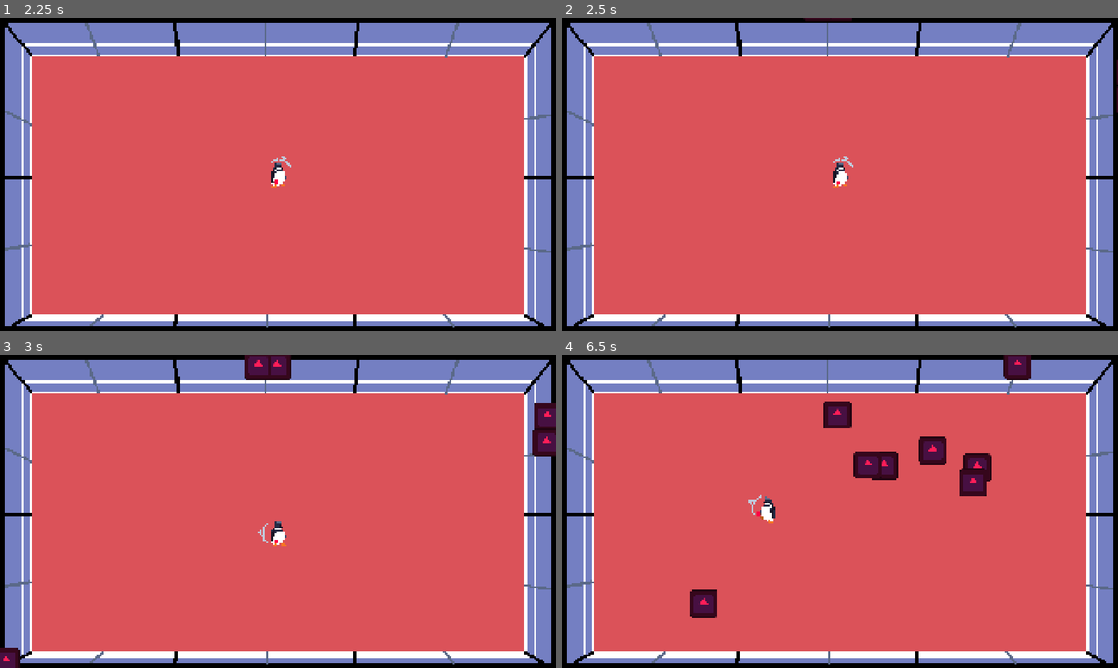
Above: before the commit, frames 1-4 (two rows, left to right).
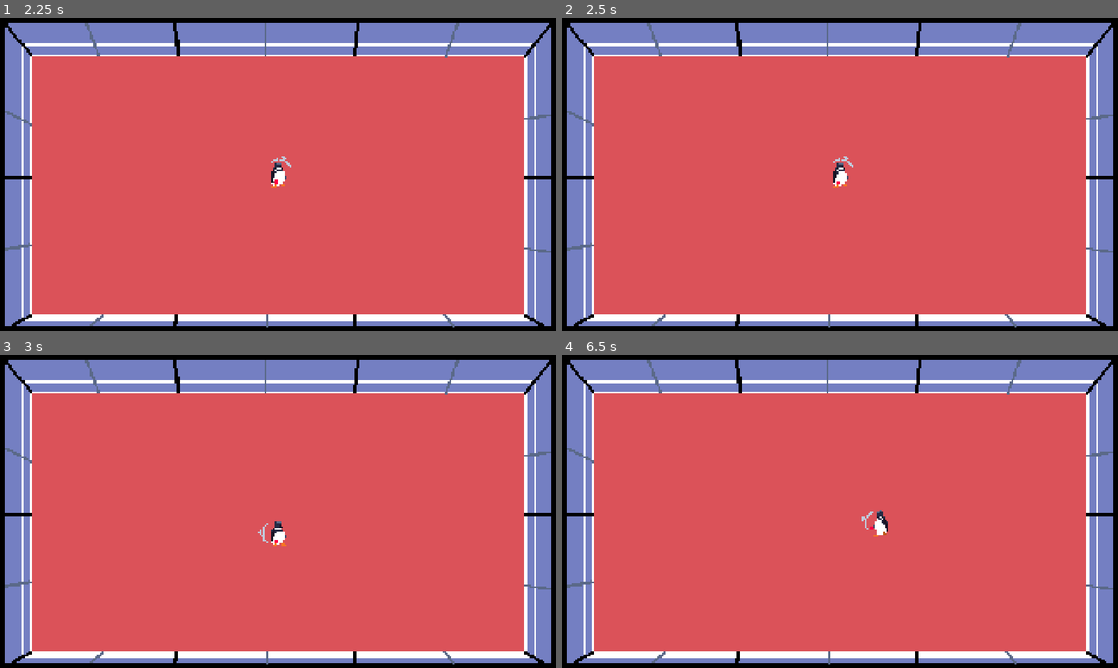
Above: after the commit, the same moments.

Repository: NicholasNg380/PING
Game: Godot game, scene res://scenes/mainScenes/start_screen.tscn
Two runs of this game, one before a commit and one after it. Both use one fixed random seed, a clock stepped at 60 frames per second and the inputs below. The engine's default icon, where the game draws it, is replaced by a stand-in: a white triangle on a blue panel in a dark square.
Inputs (mouse positions are in pixels of both pictures, inside the frame that each line leads up to):
- Up to frame 1 (2.25 s): tap Enter at 0.5 s; move the mouse to (400, 158) at 0.52 s; hold D (right) 0.53-1.25 s; tap Shift (shift) at 0.6 s; tap Q (spawnEnemy, bound only before the commit) at 0.8 s; click "Tutorial" at 1.25 s; click "Start" at 2 s
- Up to frame 2 (2.5 s): no input
- Up to frame 3 (3 s): move the mouse to (166, 527) at 2.77 s; hold S (down) from 2.78 s (still down); tap Q (spawnEnemy, bound only before the commit) at 2.85 s
- Up to frame 4 (6.5 s): tap Shift (shift) at 3.05, 4.35, 5.85 s; move the mouse to (895, 442) at 3.52 s; release S (down) at 3.53 s; hold D (right) 3.53-4.28 s; tap Space (hit) at 3.6 s; tap Q (spawnEnemy, bound only before the commit) at 3.8, 5.1 s; move the mouse to (812, 574) at 4.27 s; hold W (up) 4.28-5.03 s; move the mouse to (1006, 558) at 5.02 s; hold A (left) from 5.03 s (still down); move the mouse to (673, 464) at 5.77 s

Frame 1 is identical in both runs. In frame 2, 0.1% of the frame differs, in the area x 43-100%, y 0-31%; in frame 3, 1.6%; in frame 4, 3.5%, in the area x 23-85%, y 0-84%.

Commit message:
Added individual scenes for enemies

Diff:
--- a/project.godot
+++ b/project.godot
@@ -64,8 +64,7 @@
 }
 spawnEnemy={
 "deadzone": 0.2,
-"events": [Object(InputEventKey,"resource_local_to_scene":false,"resource_name":"","device":-1,"window_id":0,"alt_pressed":false,"shift_pressed":false,"ctrl_pressed":false,"meta_pressed":false,"pressed":false,"keycode":0,"physical_keycode":81,"key_label":0,"unicode":113,"location":0,"echo":false,"script":null)
-]
+"events": []
 }
 
 [layer_names]
--- /dev/null
+++ b/scenes/Stages/stage_1.tscn
@@ -0,0 +1,7 @@
+[gd_scene format=3 uid="uid://biyi27mohykob"]
+
+[ext_resource type="PackedScene" uid="uid://crefqb2cbiq7e" path="res://scenes/Stages/stage.tscn" id="1_wpk5g"]
+
+[node name="Stage1" type="Node2D" unique_id=1321113434]
+
+[node name="Stage" parent="." unique_id=1157750663 instance=ExtResource("1_wpk5g")]
--- a/scenes/mainScenes/Game.tscn
+++ b/scenes/mainScenes/Game.tscn
@@ -2,7 +2,7 @@
 
 [ext_resource type="Script" uid="uid://dy5t37f1cgmdo" path="res://scripts/controllers/game_controller.gd" id="1_cpr0p"]
 [ext_resource type="PackedScene" uid="uid://bpbyjy6wsbxg3" path="res://scenes/objects/Player.tscn" id="1_wbfu4"]
-[ext_resource type="PackedScene" uid="uid://crefqb2cbiq7e" path="res://scenes/mainScenes/stage.tscn" id="2_23i5p"]
+[ext_resource type="PackedScene" uid="uid://biyi27mohykob" path="res://scenes/Stages/stage_1.tscn" id="2_23i5p"]
 [ext_resource type="PackedScene" uid="uid://cufenlfm85bbc" path="res://scenes/mainScenes/UpgradeScreen.tscn" id="3_cpr0p"]
 
 [sub_resource type="Curve2D" id="Curve2D_qbsmt"]
@@ -14,27 +14,9 @@
 [node name="Game" type="Node2D" unique_id=591366547]
 script = ExtResource("1_cpr0p")
 
-[node name="Tutorial" parent="." unique_id=1157750663 instance=ExtResource("2_23i5p")]
+[node name="CurrentLevel" type="Node2D" parent="." unique_id=232713459]
 
-[node name="Stage1" parent="." unique_id=1379227562 instance=ExtResource("2_23i5p")]
-
-[node name="Stage2" parent="." unique_id=14458720 instance=ExtResource("2_23i5p")]
-
-[node name="Stage3" parent="." unique_id=1208457301 instance=ExtResource("2_23i5p")]
-
-[node name="Stage4" parent="." unique_id=1805199411 instance=ExtResource("2_23i5p")]
-
-[node name="Stage5" parent="." unique_id=470042607 instance=ExtResource("2_23i5p")]
-
-[node name="Stage6" parent="." unique_id=713459420 instance=ExtResource("2_23i5p")]
-
-[node name="Stage7" parent="." unique_id=271682039 instance=ExtResource("2_23i5p")]
-
-[node name="Stage8" parent="." unique_id=801230769 instance=ExtResource("2_23i5p")]
-
-[node name="Stage9" parent="." unique_id=1470897582 instance=ExtResource("2_23i5p")]
-
-[node name="Stage10" parent="." unique_id=603878905 instance=ExtResource("2_23i5p")]
+[node name="Stage1" parent="CurrentLevel" unique_id=1321113434 instance=ExtResource("2_23i5p")]
 
 [node name="Player" parent="." unique_id=250388077 instance=ExtResource("1_wbfu4")]
 collision_mask = 9
--- /dev/null
+++ b/scenes/objects/Bird.tscn
@@ -0,0 +1,7 @@
+[gd_scene format=3 uid="uid://covg2e50i7vm8"]
+
+[ext_resource type="PackedScene" uid="uid://bcjbxss7sllsk" path="res://scenes/objects/Enemy.tscn" id="1_hvhr7"]
+
+[node name="Bird" type="Node2D" unique_id=607505906]
+
+[node name="Enemy" parent="." unique_id=1863187210 instance=ExtResource("1_hvhr7")]
--- a/scenes/objects/Enemy.tscn
+++ b/scenes/objects/Enemy.tscn
@@ -1,7 +1,6 @@
 [gd_scene format=3 uid="uid://bcjbxss7sllsk"]
 
 [ext_resource type="Script" uid="uid://87s44viknddd" path="res://scripts/enemyScripts/enemy.gd" id="1_qpkod"]
-[ext_resource type="Texture2D" uid="uid://b68vj6s7fxrwm" path="res://assets/sprites/icon.svg" id="2_hmq82"]
 
 [sub_resource type="RectangleShape2D" id="RectangleShape2D_55jtl"]
 size = Vector2(107, 104)
@@ -13,11 +12,6 @@
 collision_mask = 14
 platform_floor_layers = 0
 script = ExtResource("1_qpkod")
-
-[node name="Sprite2D" type="Sprite2D" parent="." unique_id=359324474]
-modulate = Color(1, 0.11372549, 0.34509805, 1)
-scale = Vector2(0.75, 0.75)
-texture = ExtResource("2_hmq82")
 
 [node name="CollisionShape2D" type="CollisionShape2D" parent="." unique_id=1425238540]
 scale = Vector2(0.5, 0.5)
--- /dev/null
+++ b/scenes/objects/Possum.tscn
@@ -0,0 +1,5 @@
+[gd_scene format=3 uid="uid://bqesdtg62tq4b"]
+
+[ext_resource type="PackedScene" uid="uid://bcjbxss7sllsk" path="res://scenes/objects/Enemy.tscn" id="1_78klo"]
+
+[node name="Enemy" unique_id=1863187210 instance=ExtResource("1_78klo")]
--- a/scripts/controllers/game_controller.gd
+++ b/scripts/controllers/game_controller.gd
@@ -1,17 +1,39 @@
 extends Node2D
 
-const ENEMY_NUM = 5
+var possumNum = 5
+var birdNum = 0
+var enemy_scenes = {"possum": preload("res://scenes/objects/Possum.tscn"),
+	"bird": preload("res://scenes/objects/Bird.tscn")}
 
-func spawn_enemy():
-	var new_enemy = preload("res://scenes/objects/Enemy.tscn").instantiate()
+
+func spawn_enemy(enemy_scene):
+	print(enemy_scene.resource_path)
+
+	var new_enemy = enemy_scene.instantiate()
+
 	%PathFollow2D.progress_ratio = randf()
 	new_enemy.global_position = %PathFollow2D.global_position
+
 	add_child(new_enemy)
 
+func spawn_possum():
+	print("possum spawned")
+	spawn_enemy(enemy_scenes["possum"])
+
+func spawn_bird():
+	spawn_enemy(enemy_scenes["bird"])
+
+func load_level(path):
+	for child in $CurrentLevel.get_children():
+		child.queue_free()
+
+	var level = load(path).instantiate()
+	$CurrentLevel.add_child(level)
+
 func _ready():
-	for i in range(ENEMY_NUM):
-		spawn_enemy()
+	for i in range(possumNum):
+		spawn_possum()
 
 func _process(_delta):
 	if Input.is_action_just_pressed("spawnEnemy"):
-		spawn_enemy()
+		spawn_possum()
--- /dev/null
+++ b/scripts/enemyScripts/bird.gd
@@ -0,0 +1 @@
+extends Node
--- /dev/null
+++ b/scripts/enemyScripts/possum.gd
@@ -0,0 +1,5 @@
+extends "res://scripts/enemyScripts/Enemy.gd"
+
+func _ready():
+	enemySpeed = 150.0
+	enemyHealth = 2
Renamed: scenes/mainScenes/stage.tscn -> scenes/Stages/stage.tscn
Not shown, added: scripts/enemyScripts/bird.gd.uid
Not shown, added: scripts/enemyScripts/possum.gd.uid
